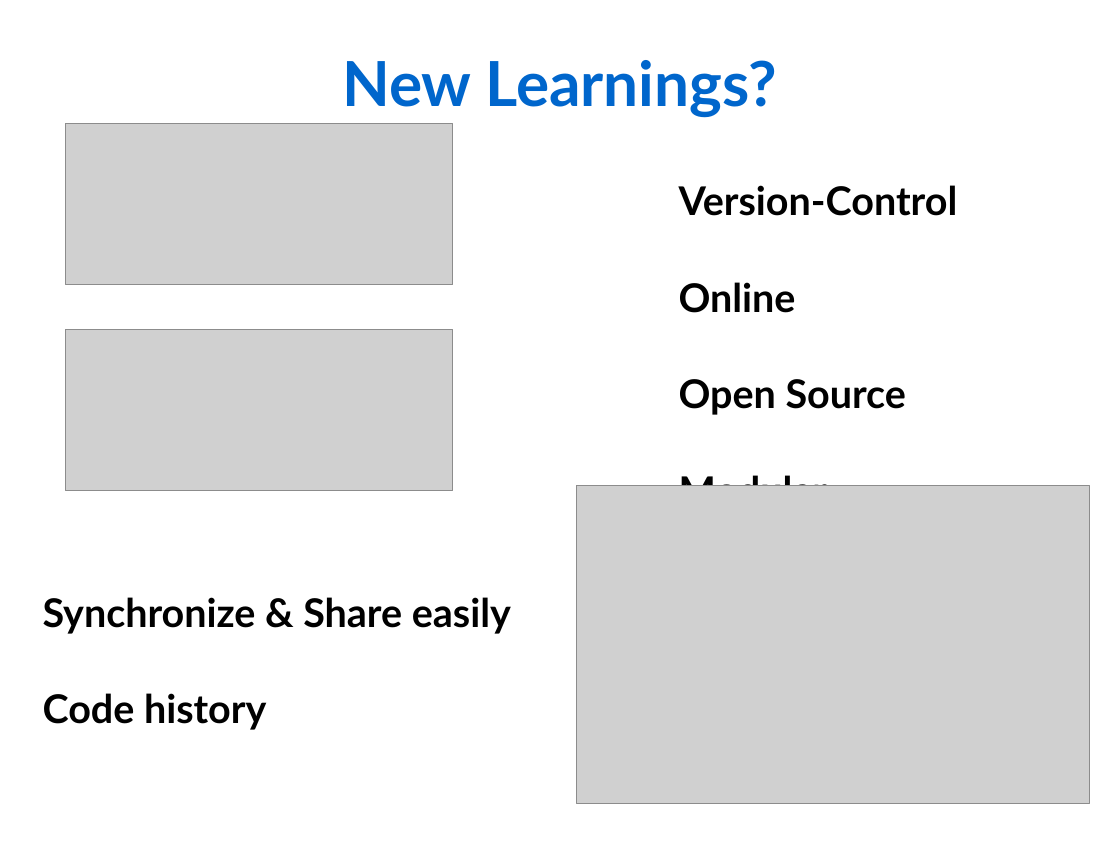
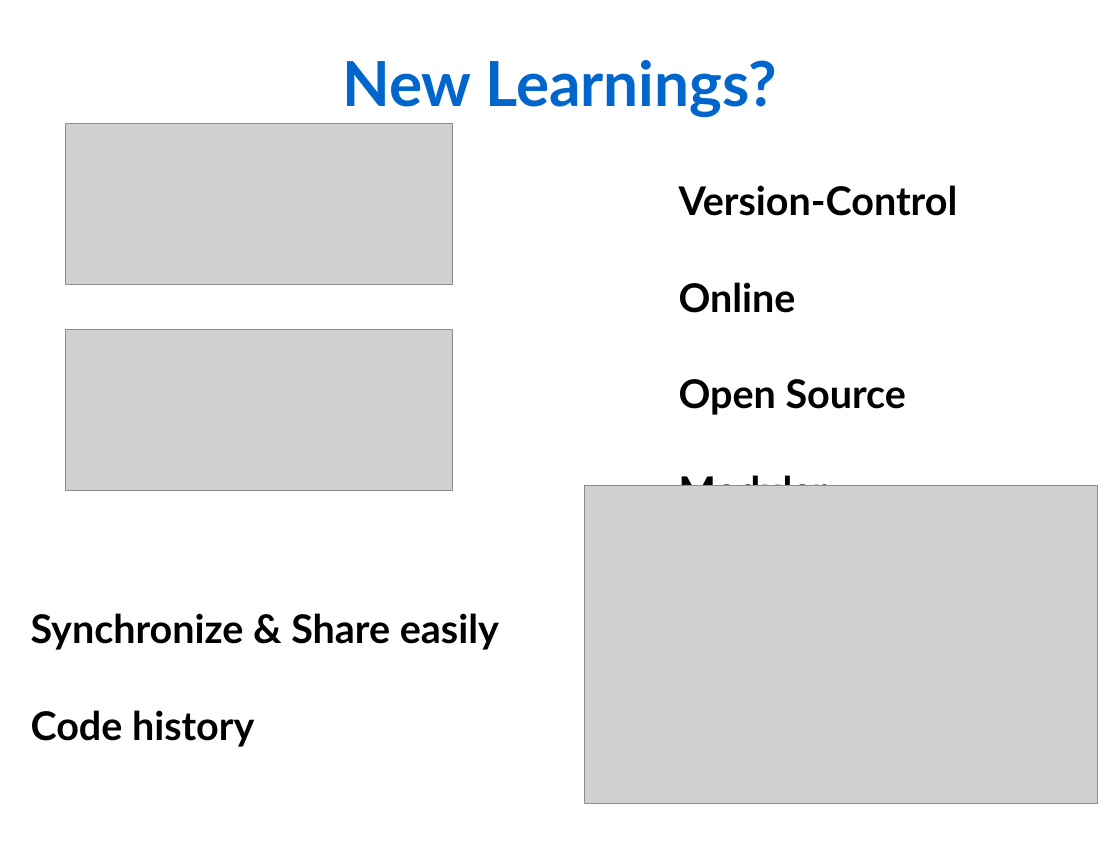
Before and after one commit to Rekyt/lynchlabpresentation2014, a slide deck: slide 13 of LabMeetingPresentation.odp. Drawn at 1120x841 pixels with LibreOffice and Linux fonts; fonts in the diff are those of the drawing; grey boxes stand for pictures. Boxes give left, top, right and bottom in pixels: in the first picture for what was removed or moved away, otherwise in the second. Text is boxed around its words. In the diff, an @@ line names an element or a change of style, - is before the commit and + after.

```diff
--- a/LabMeetingPresentation.odp
+++ b/LabMeetingPresentation.odp
@@ picture: place and size @@
-picture at (576, 485, 1090, 803)
+picture at (584, 485, 1098, 803)
@@ text "Synchronize & Share easily": place and size @@
-text "Synchronize & Share easily" at (43, 597, 511, 730)
+text "Synchronize & Share easily" at (31, 613, 499, 747)
```
Also in this commit, not shown: 4 other slides changed, 2 slides added, 2 slides removed.
